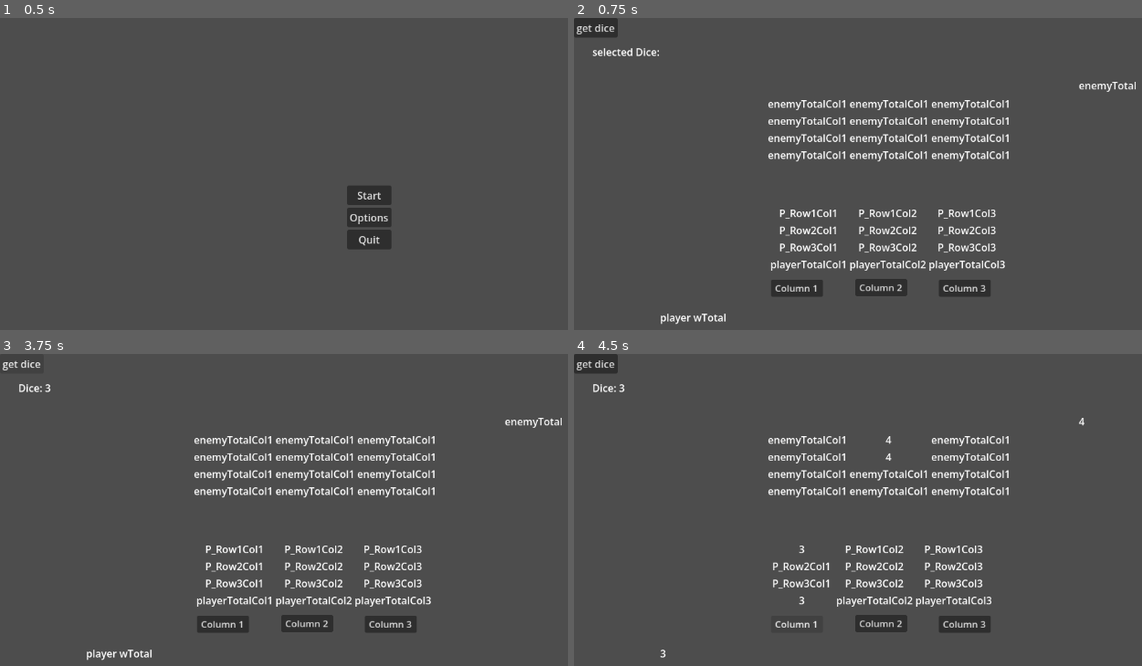
Above: before the commit, frames 1-4 (two rows, left to right).
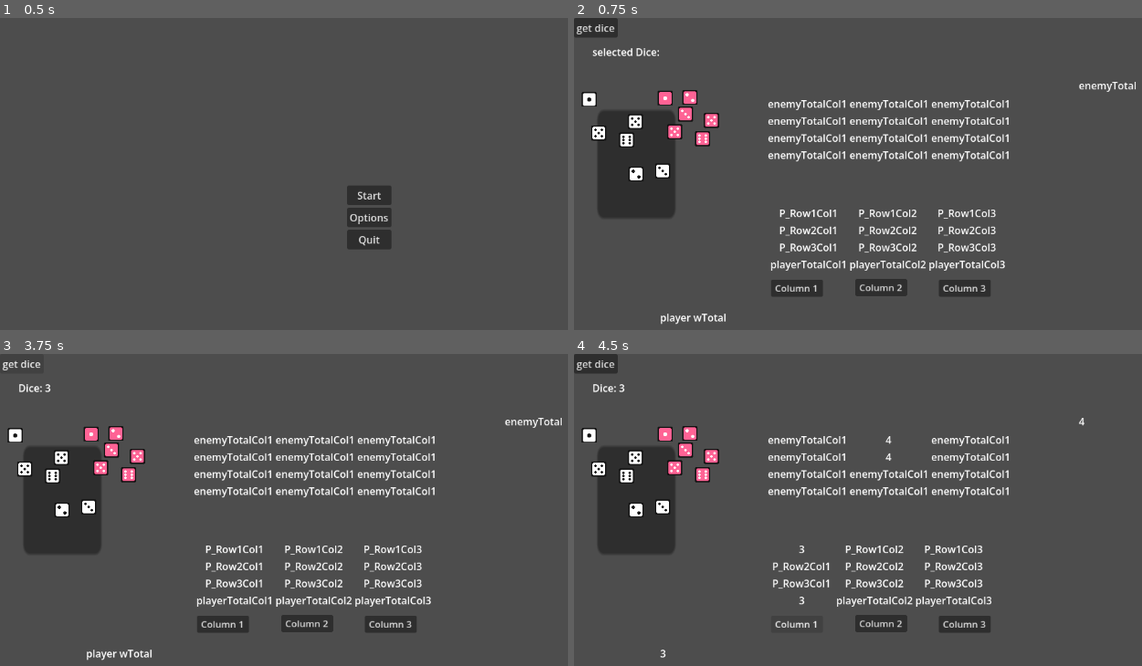
Above: after the commit, the same moments.

Repository: Freyjar/cotl-minigame
Game: Godot game, scene res://Scenes/MainMenu.tscn
Same seed, same stepped clock (60 frames per second), same inputs: the game is played once before the commit and once after it.
Inputs:
- Up to frame 1 (0.5 s): no input
- Up to frame 2 (0.75 s): click "Start" at 0.5 s
- Up to frame 3 (3.75 s): click "Column 1" at 1.25 s; click "Column 2" at 2 s; click "Column 3" at 2.75 s; click "get dice" at 3.5 s
- Up to frame 4 (4.5 s): click "Column 1" at 4.25 s

Frame 1 is identical in both runs. In frame 2, 5.4% of the frame differs, in the area x 1-26%, y 23-65%; in frame 3, 5.4%; in frame 4, 5.4%.

Commit message:
added sprites(initial), prepare variables

Diff:
--- a/Scenes/Game.tscn
+++ b/Scenes/Game.tscn
@@ -1,10 +1,12 @@
 [gd_scene format=3 uid="uid://dl4f3d3qg7htd"]
 
 [ext_resource type="Script" uid="uid://bw0fvh3nuro3e" path="res://Scenes/mainController.gd" id="1_iukft"]
+[ext_resource type="Texture2D" uid="uid://2o5qw0aouv6s" path="res://Sprites/PixelDice_White.png" id="2_j5yw3"]
+[ext_resource type="Texture2D" uid="uid://dma1nfkjv3ao" path="res://Sprites/PixelDice_Pink.png" id="3_kldst"]
 
 [node name="Game" type="Node2D" unique_id=1590812212]
 
-[node name="Control" type="Control" parent="." unique_id=58521286]
+[node name="Control" type="Control" parent="." unique_id=58521286 node_paths=PackedStringArray("Player_Dice_Sprites", "Enemy_Dice_Sprites")]
 layout_mode = 3
 anchors_preset = 0
 offset_right = 1155.0
@@ -12,6 +14,16 @@
 grow_horizontal = 2
 grow_vertical = 2
 script = ExtResource("1_iukft")
+Player_Dice_Sprites = [NodePath("../Dice1"), NodePath("../Dice2"), NodePath("../Dice3"), NodePath("../Dice4"), NodePath("../Dice5"), NodePath("../Dice6")]
+Enemy_Dice_Sprites = [NodePath("../Dice_enemy1"), NodePath("../Dice_enemy2"), NodePath("../Dice_enemy3"), NodePath("../Dice_enemy4"), NodePath("../Dice_enemy5"), NodePath("../Dice_enemy6")]
+
+[node name="Panel" type="Panel" parent="Control" unique_id=254731489]
+layout_mode = 0
+offset_left = 37.0
+offset_top = 146.0
+offset_right = 74.96297
+offset_bottom = 179.39844
+scale = Vector2(3.2399998, 5.120001)
 
 [node name="playerTotal" type="Label" parent="Control" unique_id=1936128398 groups=["overall_total"]]
 layout_mode = 0
@@ -255,6 +267,78 @@
 offset_bottom = 8.0
 text = "get dice"
 
+[node name="Dice1" type="Sprite2D" parent="." unique_id=1754799635]
+position = Vector2(24, 128)
+texture = ExtResource("2_j5yw3")
+region_enabled = true
+region_rect = Rect2(2, 1, 24, 24)
+
+[node name="Dice2" type="Sprite2D" parent="." unique_id=878612144]
+position = Vector2(98, 246)
+texture = ExtResource("2_j5yw3")
+region_enabled = true
+region_rect = Rect2(30, 1, 24, 24)
+
+[node name="Dice3" type="Sprite2D" parent="." unique_id=43533082]
+position = Vector2(140, 242)
+texture = ExtResource("2_j5yw3")
+region_enabled = true
+region_rect = Rect2(58, 2, 24, 24)
+
+[node name="Dice4" type="Sprite2D" parent="." unique_id=312588933]
+position = Vector2(39, 182)
+texture = ExtResource("2_j5yw3")
+region_enabled = true
+region_rect = Rect2(114, 2, 24, 24)
+
+[node name="Dice5" type="Sprite2D" parent="." unique_id=1789654325]
+position = Vector2(97, 164)
+texture = ExtResource("2_j5yw3")
+region_enabled = true
+region_rect = Rect2(114, 2, 24, 24)
+
+[node name="Dice6" type="Sprite2D" parent="." unique_id=596292696]
+position = Vector2(83, 193)
+texture = ExtResource("2_j5yw3")
+region_enabled = true
+region_rect = Rect2(142, 2, 24, 24)
+
+[node name="Dice_enemy1" type="Sprite2D" parent="." unique_id=1072442370]
+position = Vector2(144, 126)
+texture = ExtResource("3_kldst")
+region_enabled = true
+region_rect = Rect2(2, 1, 24, 24)
+
+[node name="Dice_enemy2" type="Sprite2D" parent="." unique_id=1469344492]
+position = Vector2(183, 125)
+texture = ExtResource("3_kldst")
+region_enabled = true
+region_rect = Rect2(30, 1, 24, 24)
+
+[node name="Dice_enemy3" type="Sprite2D" parent="." unique_id=1791480138]
+position = Vector2(176, 152)
+texture = ExtResource("3_kldst")
+region_enabled = true
+region_rect = Rect2(58, 2, 24, 24)
+
+[node name="Dice_enemy4" type="Sprite2D" parent="." unique_id=1148659080]
+position = Vector2(159, 180)
+texture = ExtResource("3_kldst")
+region_enabled = true
+region_rect = Rect2(114, 2, 24, 24)
+
+[node name="Dice_enemy5" type="Sprite2D" parent="." unique_id=670582280]
+position = Vector2(217, 162)
+texture = ExtResource("3_kldst")
+region_enabled = true
+region_rect = Rect2(114, 2, 24, 24)
+
+[node name="Dice_enemy6" type="Sprite2D" parent="." unique_id=678560987]
+position = Vector2(203, 191)
+texture = ExtResource("3_kldst")
+region_enabled = true
+region_rect = Rect2(142, 2, 24, 24)
+
 [connection signal="pressed" from="Control/Column1Button" to="Control" method="_on_column1_pressed"]
 [connection signal="pressed" from="Control/Column2Button" to="Control" method="_on_column2_pressed"]
 [connection signal="pressed" from="Control/Column3Button" to="Control" method="_on_column3_pressed"]
--- a/Scenes/mainController.gd
+++ b/Scenes/mainController.gd
@@ -21,6 +21,10 @@
 
 @onready var dicenumber_selected = get_tree().get_nodes_in_group("dice")[0]
 
+@export_group("Player Dice")
+@export var Player_Dice_Sprites : Array[Sprite2D]
+@export_group("Enemy Dice")
+@export var Enemy_Dice_Sprites : Array[Sprite2D]
 
 var dicevalue = 0
 var haveDice = false
Binary file added: Sprites/PixelDice_Pink.png
Not shown, added: Sprites/PixelDice_Pink.png.import
Binary file added: Sprites/PixelDice_White.png
Not shown, added: Sprites/PixelDice_White.png.import
Not shown, added: Sprites/UpscaledDice_Pink.png.import
Not shown, added: Sprites/UpscaledDice_White.png.import
Binary file added: Sprites/dice_roll_numbers.png
Not shown, added: Sprites/dice_roll_numbers.png.import
